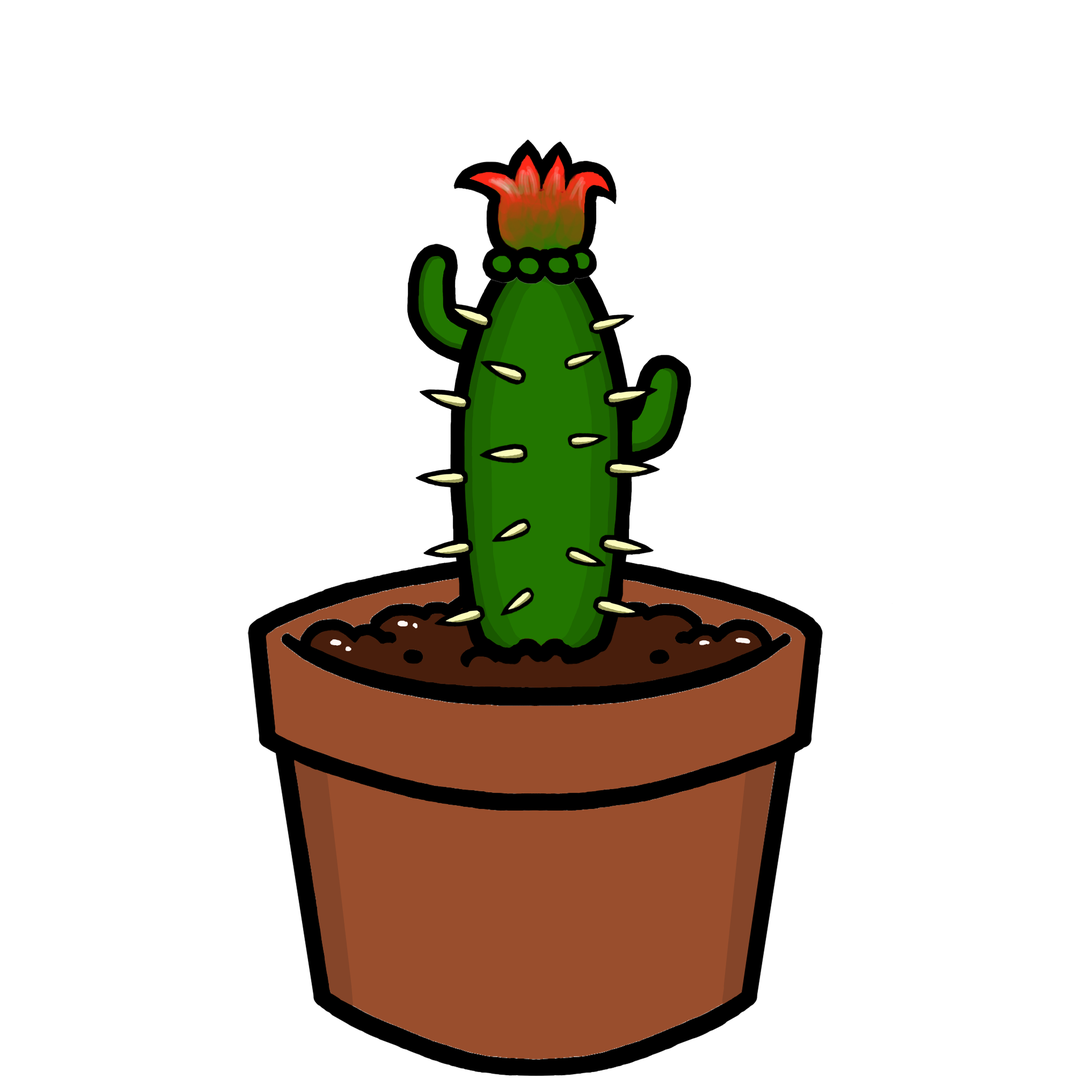
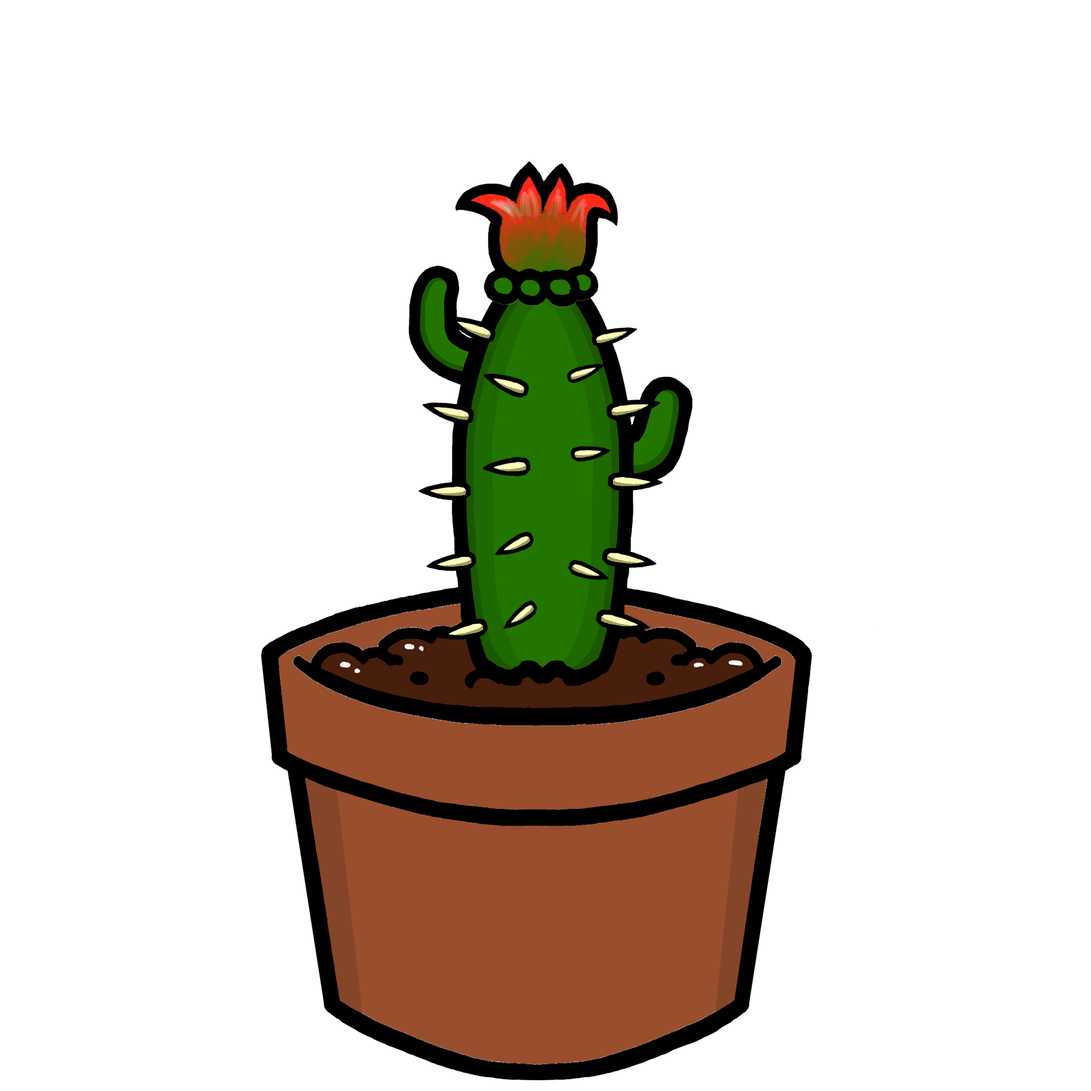
The second (1091, 1091) image is a revision of the first. Changes to its layers:
painted on "Paint Layer 12" (1st of 17, in "spikes") over [469, 341, 530, 412]
painted on "Paint Layer 12" (2nd of 17, in "spikes") over [462, 431, 532, 502]
painted on "Paint Layer 12" (3rd of 17, in "spikes") over [485, 571, 579, 642]
painted on "Paint Layer 12" (4th of 17, in "spikes") over [491, 501, 535, 572]
painted on "Paint Layer 12" (5th of 17, in "spikes") over [438, 291, 532, 362]
painted on "Paint Layer 12" (6th of 17, in "spikes") over [419, 366, 514, 437]
painted on "Paint Layer 12" (7th of 17, in "spikes") over [414, 449, 503, 520]
painted on "Paint Layer 12" (8th of 17, in "spikes") over [411, 532, 505, 603]
painted on "Paint Layer 12" (9th of 17, in "spikes") over [424, 590, 519, 661]
painted on "Paint Layer 12" (10th of 17, in "spikes") over [590, 583, 684, 654]
painted on "Paint Layer 12" (11th of 17, in "spikes") over [590, 514, 684, 584]
painted on "Paint Layer 12" (12th of 17, in "spikes") over [590, 444, 686, 515]
painted on "Paint Layer 12" (13th of 17, in "spikes") over [590, 374, 684, 445]
painted on "Paint Layer 12" (14th of 17, in "spikes") over [566, 304, 660, 375]
painted on "Paint Layer 12" (15th of 17, in "spikes") over [563, 336, 636, 407]
painted on "Paint Layer 12" (16th of 17, in "spikes") over [567, 420, 637, 491]
painted on "Paint Layer 12" (17th of 17, in "spikes") over [565, 537, 637, 608]
renamed "Paint Layer 11 Merged" to "cactus", painted on it over [395, 138, 722, 699]
renamed "Paint Layer 9" to "pot", painted on it over [247, 535, 893, 1081]
